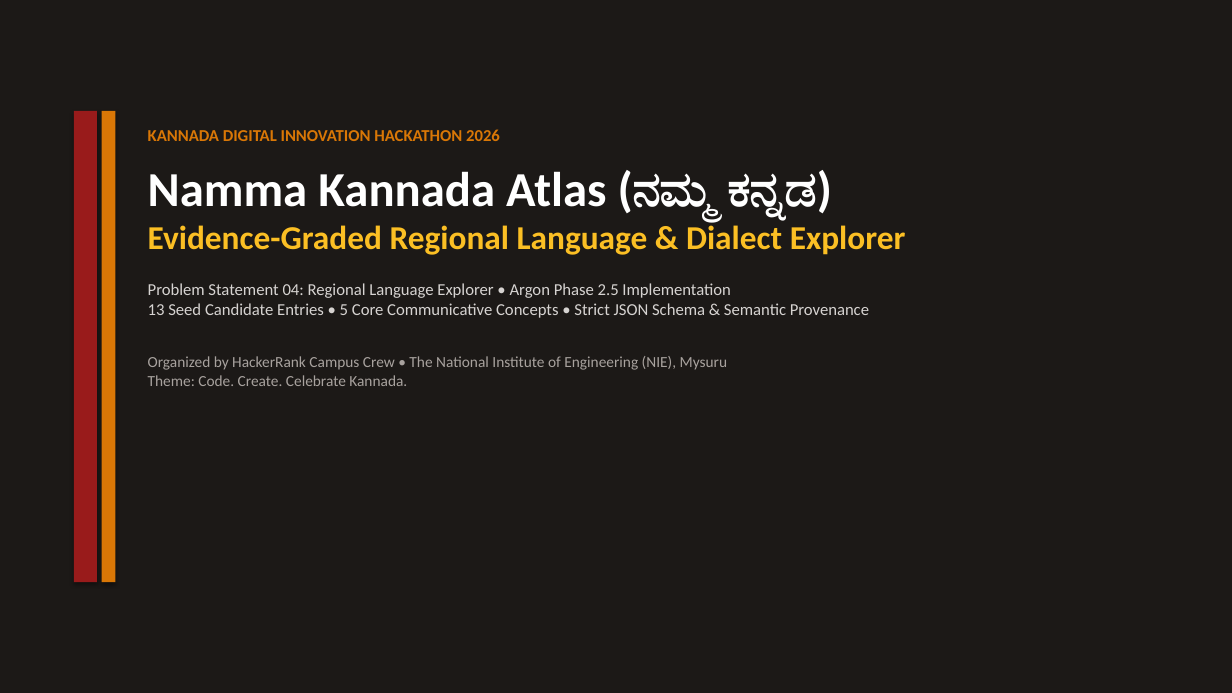
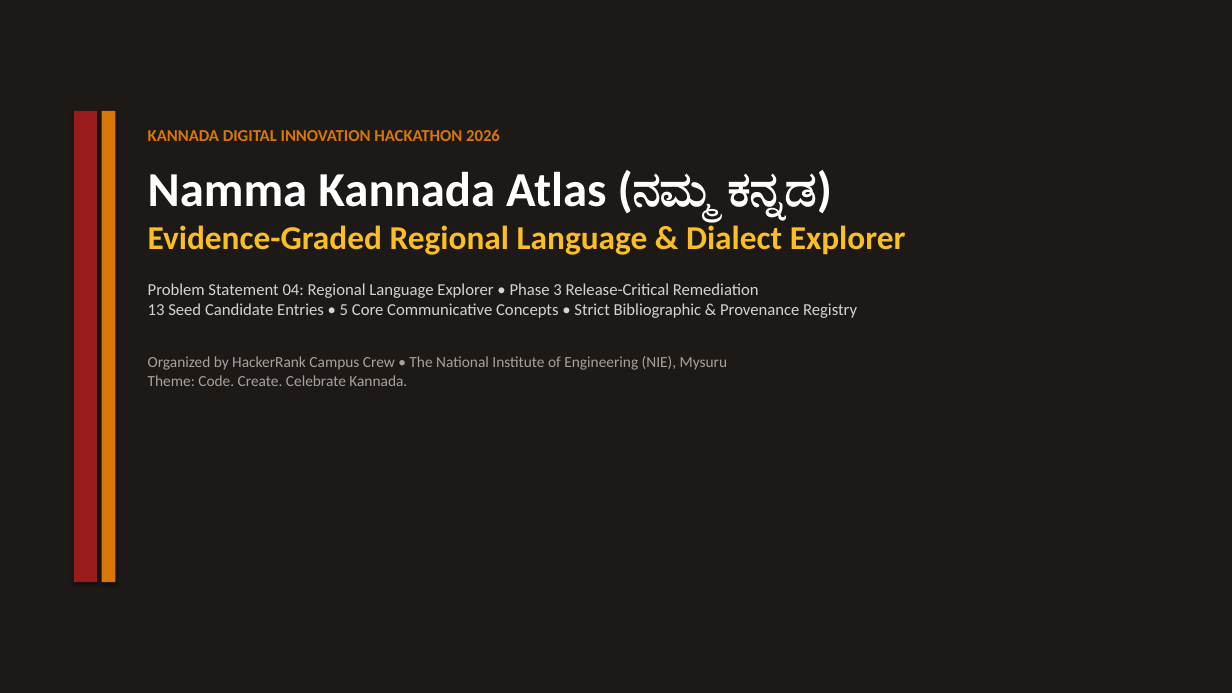
Before and after one commit to anandaram240-wq/yatrika-ai, a slide deck: slide 1 of Namma_Kannada_Regional_Explorer_Presentation.pptx. Drawn at 1232x693 pixels with LibreOffice and Linux fonts; fonts in the diff are those of the drawing. Boxes give left, top, right and bottom in pixels: in the first picture for what was removed or moved away, otherwise in the second. Text is boxed around its words. In the diff, an @@ line names an element or a change of style, - is before the commit and + after.

Commit message:
fix(provenance): Phase 3 release-critical remediation of bibliographic citations, evidence tiers, and test automation

```diff
--- a/Namma_Kannada_Regional_Explorer_Presentation.pptx
+++ b/Namma_Kannada_Regional_Explorer_Presentation.pptx
@@ text at box(148, 283, 857, 318): text changed @@
-Problem Statement 04: Regional Language Explorer • Argon Phase 2.5 Implementation
-13 Seed Candidate Entries • 5 Core Communicative Concepts • Strict JSON Schema & Semantic Provenance
+Problem Statement 04: Regional Language Explorer • Phase 3 Release-Critical Remediation
+13 Seed Candidate Entries • 5 Core Communicative Concepts • Strict Bibliographic & Provenance Registry
```
Also in this commit, not shown: 1 other slide changed, 9 other files.
